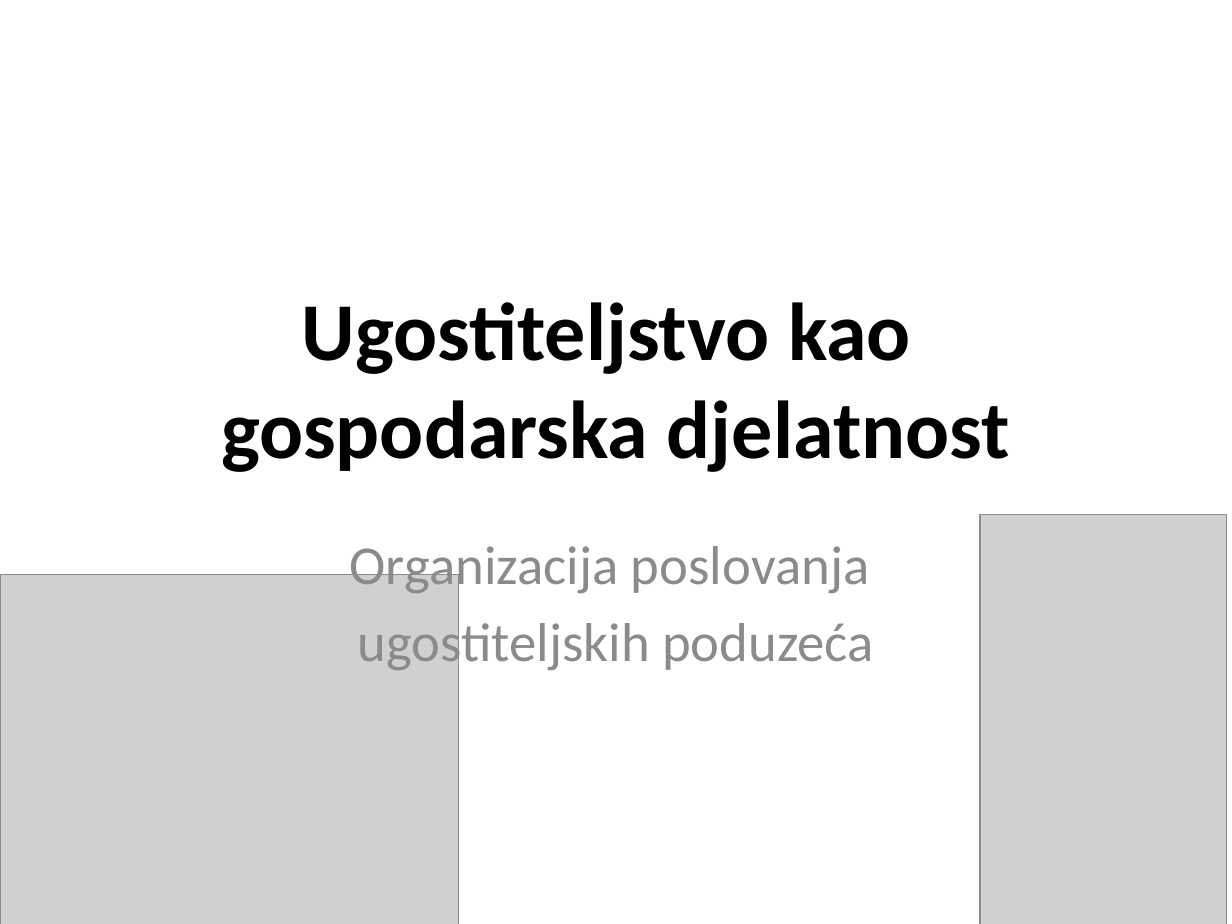
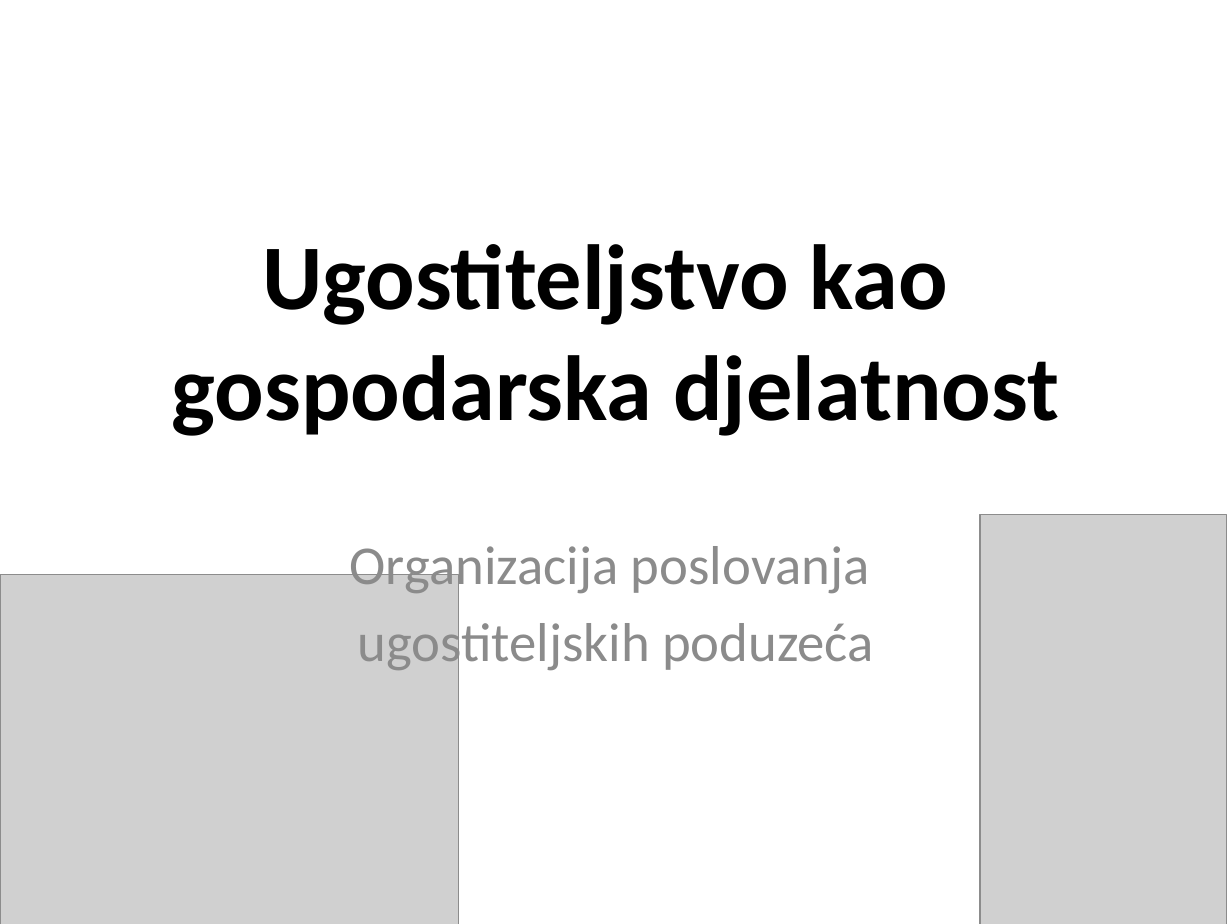
Before and after one commit to cornx/print, a slide deck: slide 2 of data/organizacija/002_Ugostiteljstvo_kao_gosp_djelatnost.pptx. Drawn at 1232x924 pixels with LibreOffice and Linux fonts; fonts in the diff are those of the drawing; grey boxes stand for pictures. Boxes give left, top, right and bottom in pixels: in the first picture for what was removed or moved away, otherwise in the second. Text is boxed around its words. In the diff, an @@ line names an element or a change of style, - is before the commit and + after.

```diff
--- a/data/organizacija/002_Ugostiteljstvo_kao_gosp_djelatnost.pptx
+++ b/data/organizacija/002_Ugostiteljstvo_kao_gosp_djelatnost.pptx
@@ title "Ugostiteljstvo kao gospodarska djelatnost": place and size @@
-title "Ugostiteljstvo kao gospodarska djelatnost" at <box>221,302,1010,472</box>
+title "Ugostiteljstvo kao gospodarska djelatnost" at <box>172,244,1059,436</box>
@@ title "Ugostiteljstvo kao gospodarska djelatnost" at <box>172,244,1059,436</box>: size 48 to 54 pt @@
```
Also in this commit, not shown: 4 other slides changed.
